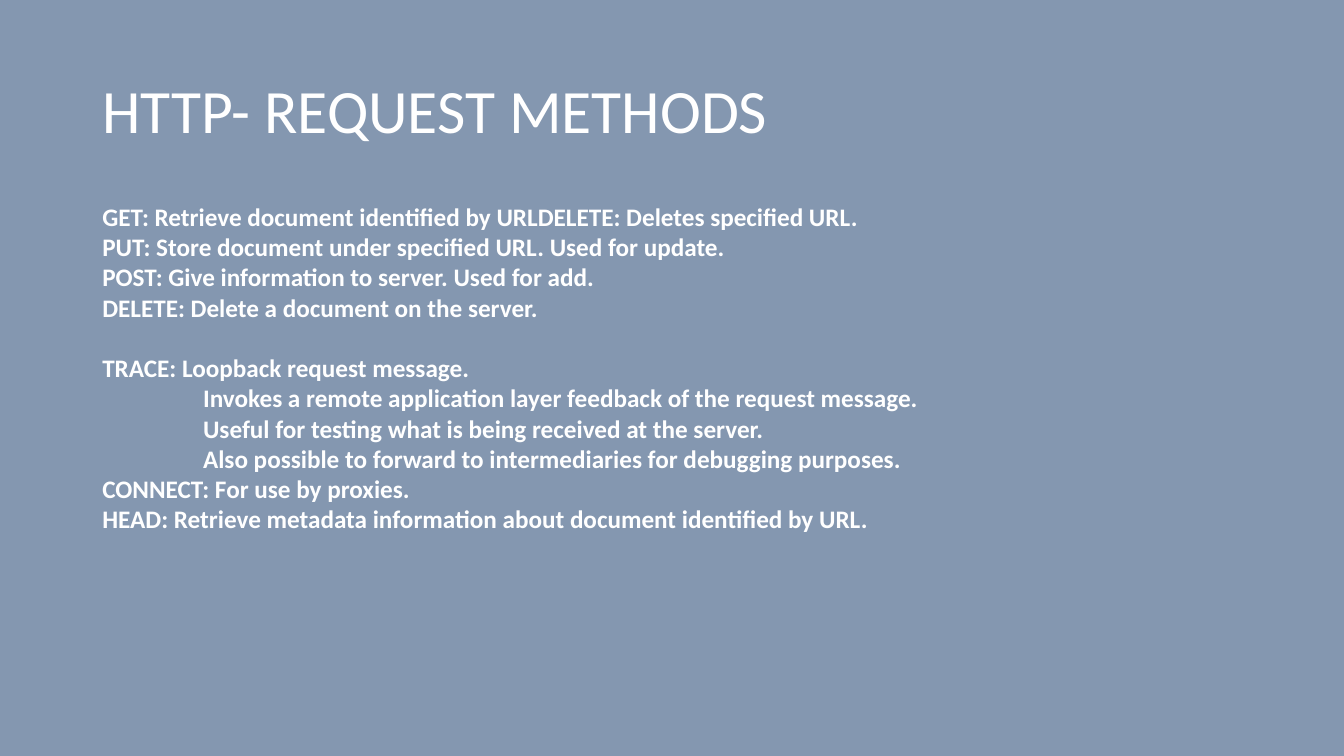
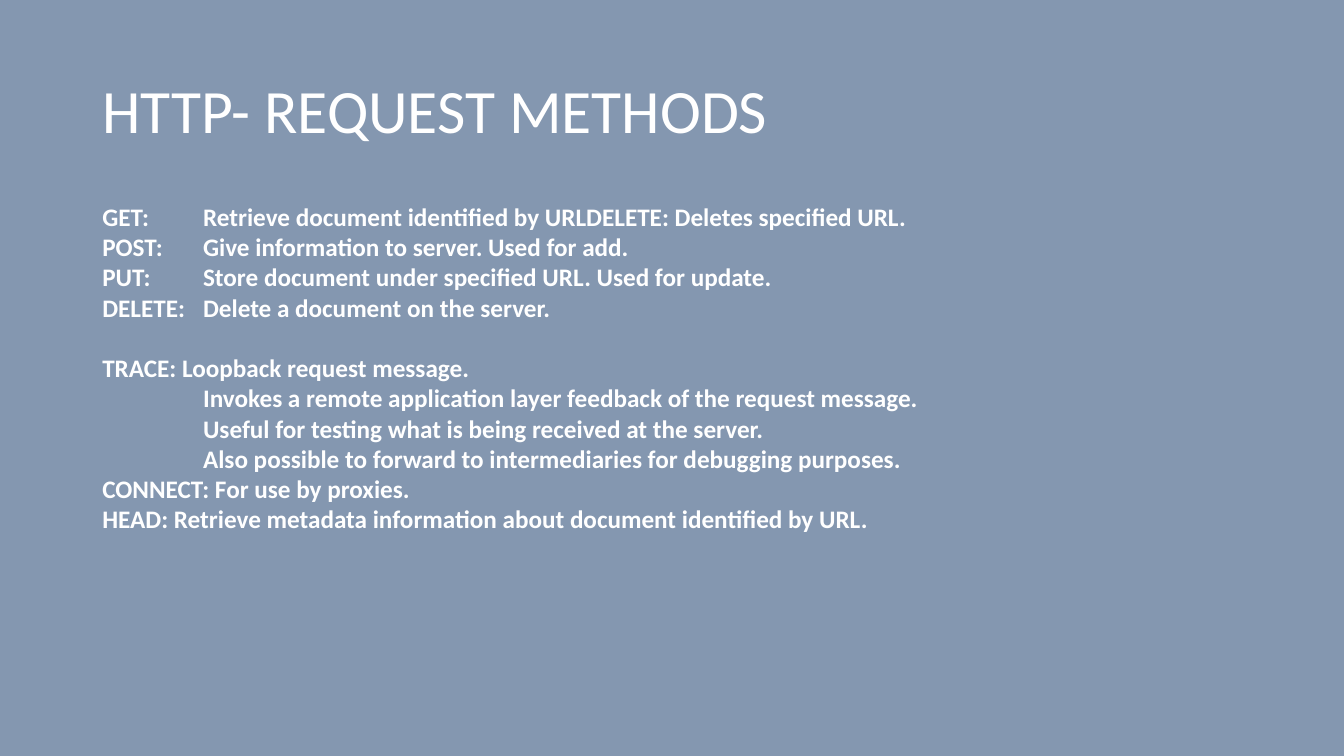
Before and after one commit to vilasvarghese/microservices, a slide deck: slide 8 of training/day1/2HTTPDay1.pptx. Drawn at 1344x756 pixels with LibreOffice and Linux fonts; fonts in the diff are those of the drawing. Boxes give left, top, right and bottom in pixels: in the first picture for what was removed or moved away, otherwise in the second. Text is boxed around its words. In the diff, an @@ line names an element or a change of style, - is before the commit and + after.

```diff
--- a/training/day1/2HTTPDay1.pptx
+++ b/training/day1/2HTTPDay1.pptx
@@ text at [203,238,628,256]: paragraph added @@
+POST: Give information to server. Used for add.
@@ text at [102,268,594,286]: paragraph removed @@
-POST: Give information to server. Used for add.
```
Also in this commit, not shown: 1 other slide changed, 7 other files.
